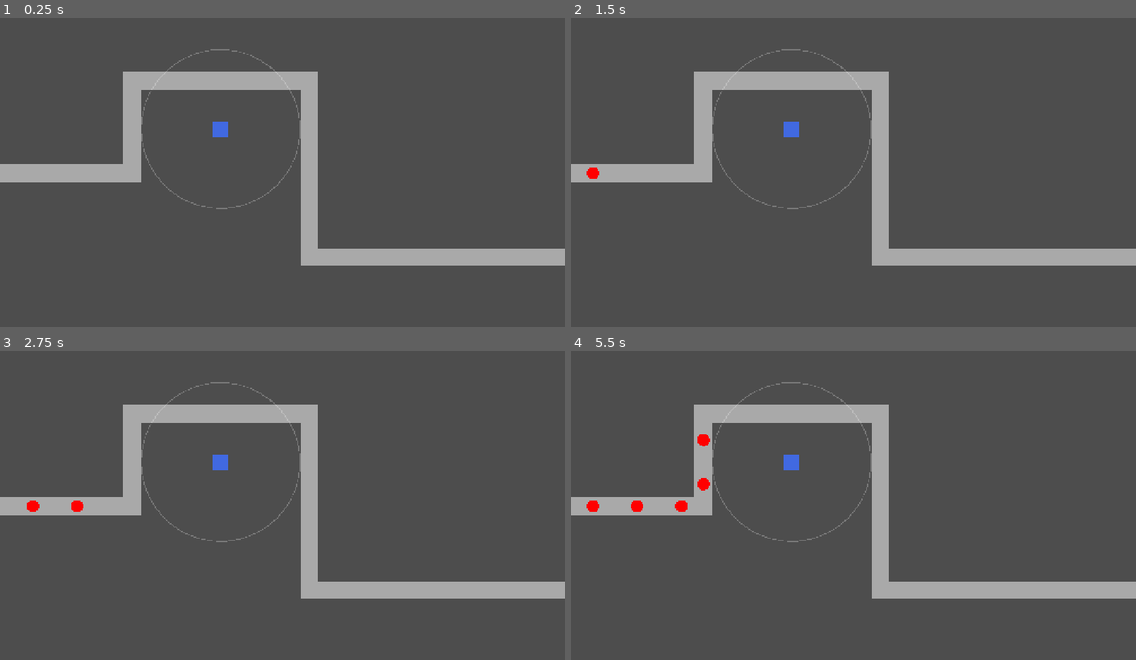
Above: before the commit, frames 1-4 (two rows, left to right).
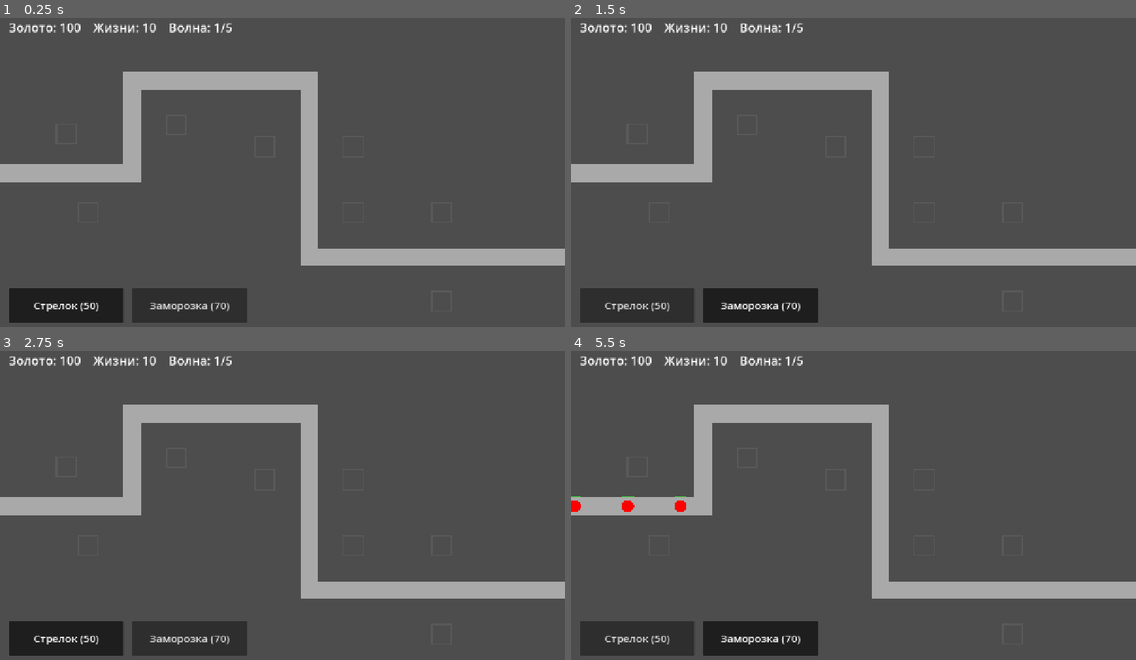
Above: after the commit, the same moments.

Repository: COLDANY/coursework
Game: Godot game, scene res://scenes/main.tscn
The game is run twice, just before and just after one commit, with the same random seed, the same clock (stepped at 60 frames per second) and the same inputs. This scene is started directly instead of the project's main scene.
Inputs (mouse positions are in pixels of both pictures, inside the frame that each line leads up to):
- Up to frame 1 (0.25 s): no input
- Up to frame 2 (1.5 s): click (638, 305) at 0.5 s, where only the run after the commit has a clickable "Стрелок (50)"; click (763, 305) at 1.25 s, where only the run after the commit has a clickable "Заморозка (70)"
- Up to frame 3 (2.75 s): click (67, 638) at 2 s, where only the run after the commit has a clickable "Стрелок (50)"
- Up to frame 4 (5.5 s): click (763, 638) at 2.75 s, where only the run after the commit has a clickable "Заморозка (70)"; click (638, 638) at 3.5 s, where only the run after the commit has a clickable "Стрелок (50)"; click (763, 638) at 4.25 s, where only the run after the commit has a clickable "Заморозка (70)"; move the mouse to (977, 490) at 5.02 s; click (977, 490) at 5.17 s

The runs differ from the first frame. In frame 1, 5.3% of the frame differs, in the area x 1-54%, y 1-99%; in frame 2, 5.4%; in frame 3, 5.5%; in frame 4, 5.8%, in the area x 0-54%, y 1-99%.

Commit message:
Добавлены волны, золото, жизни, слоты, два типа башен и врагов, HUD

Diff:
--- a/scenes/main.tscn
+++ b/scenes/main.tscn
@@ -9,5 +9,3 @@
 
 [node name="Path" type="Path2D" parent="." unique_id=1491709742]
 curve = SubResource("Curve2D_sgp6g")
-
-[node name="SpawnTimer" type="Timer" parent="." unique_id=235133639]
--- a/scripts/bullet.gd
+++ b/scripts/bullet.gd
@@ -4,6 +4,9 @@
 var target: Enemy
 var damage: int = 1
 var speed: float = 500.0
+var slow_factor: float = 1.0
+var slow_time: float = 0.0
+var color: Color = Color.YELLOW
 
 func _process(delta: float) -> void:
 	if not is_instance_valid(target):
@@ -11,10 +14,12 @@
 		return
 	var to_target := target.global_position - global_position
 	if to_target.length() <= speed * delta:
+		if slow_time > 0.0:
+			target.apply_slow(slow_factor, slow_time)
 		target.take_damage(damage)
 		queue_free()
 	else:
 		global_position += to_target.normalized() * speed * delta
 
 func _draw() -> void:
-	draw_circle(Vector2.ZERO, 5, Color.YELLOW)
+	draw_circle(Vector2.ZERO, 5, color)
--- a/scripts/enemy.gd
+++ b/scripts/enemy.gd
@@ -2,30 +2,59 @@
 extends PathFollow2D
 
 signal reached_end
-signal died
+signal died(reward: int)
 
-@export var speed: float = 100.0
-@export var max_hp: int = 3
+var speed: float = 100.0
+var max_hp: int = 3
+var hp: int = 3
+var reward: int = 10
+var color: Color = Color.RED
+var slow_factor: float = 1.0
+var slow_left: float = 0.0
+var dead: bool = false
 
-var hp: int
+func setup(data: Dictionary) -> void:
+	speed = data.speed
+	max_hp = data.hp
+	hp = data.hp
+	reward = data.reward
+	color = data.color
 
 func _ready() -> void:
 	add_to_group("enemies")
-	hp = max_hp
 	loop = false
 	rotates = false
 
 func _process(delta: float) -> void:
-	progress += speed * delta
-	if progress_ratio >= 1.0:
+	if slow_left > 0.0:
+		slow_left -= delta
+		if slow_left <= 0.0:
+			slow_factor = 1.0
+			queue_redraw()
+	progress += speed * slow_factor * delta
+	if progress_ratio >= 1.0 and not dead:
+		dead = true
 		reached_end.emit()
 		queue_free()
 
 func take_damage(amount: int) -> void:
+	if dead:
+		return
 	hp -= amount
+	queue_redraw()
 	if hp <= 0:
-		died.emit()
+		dead = true
+		died.emit(reward)
 		queue_free()
 
+func apply_slow(factor: float, duration: float) -> void:
+	slow_factor = factor
+	slow_left = duration
+	queue_redraw()
+
 func _draw() -> void:
-	draw_circle(Vector2.ZERO, 14, Color.RED)
+	var body := color if slow_factor >= 1.0 else color.lerp(Color.CYAN, 0.6)
+	draw_circle(Vector2.ZERO, 14, body)
+	var ratio := float(hp) / float(max_hp)
+	draw_rect(Rect2(-14, -24, 28, 4), Color(0, 0, 0, 0.6))
+	draw_rect(Rect2(-14, -24, 28 * ratio, 4), Color.LIME_GREEN)
--- /dev/null
+++ b/scripts/game_data.gd
@@ -0,0 +1,24 @@
+class_name GameData
+
+const START_GOLD := 100
+const START_LIVES := 10
+
+const ENEMIES := {
+	"basic": {"speed": 100.0, "hp": 3, "reward": 10, "color": Color.RED},
+	"fast": {"speed": 180.0, "hp": 2, "reward": 8, "color": Color.ORANGE},
+}
+
+const TOWERS := {
+	"basic": {"name": "Стрелок", "cost": 50, "attack_range": 180.0, "damage": 1,
+		"rate": 2.0, "slow": 1.0, "slow_time": 0.0, "color": Color.ROYAL_BLUE},
+	"frost": {"name": "Заморозка", "cost": 70, "attack_range": 150.0, "damage": 1,
+		"rate": 1.0, "slow": 0.5, "slow_time": 1.5, "color": Color.CYAN},
+}
+
+const WAVES := [
+	[{"kind": "basic", "num": 6, "interval": 1.2}],
+	[{"kind": "basic", "num": 8, "interval": 1.0}],
+	[{"kind": "basic", "num": 5, "interval": 1.0}, {"kind": "fast", "num": 5, "interval": 0.8}],
+	[{"kind": "fast", "num": 8, "interval": 0.7}, {"kind": "basic", "num": 6, "interval": 1.0}],
+	[{"kind": "basic", "num": 10, "interval": 0.8}, {"kind": "fast", "num": 10, "interval": 0.6}],
+]
--- /dev/null
+++ b/scripts/hud.gd
@@ -0,0 +1,61 @@
+class_name HUD
+extends CanvasLayer
+
+signal tower_selected(type: String)
+signal restart_pressed
+
+var info_label: Label
+
+func _ready() -> void:
+	process_mode = Node.PROCESS_MODE_ALWAYS
+
+	info_label = Label.new()
+	info_label.position = Vector2(20, 10)
+	info_label.add_theme_font_size_override("font_size", 28)
+	add_child(info_label)
+
+	var bar := HBoxContainer.new()
+	bar.position = Vector2(20, 620)
+	bar.add_theme_constant_override("separation", 20)
+	add_child(bar)
+
+	var group := ButtonGroup.new()
+	var first := true
+	for type in GameData.TOWERS:
+		var d: Dictionary = GameData.TOWERS[type]
+		var b := Button.new()
+		b.text = "%s (%d)" % [d.name, d.cost]
+		b.toggle_mode = true
+		b.button_group = group
+		b.custom_minimum_size = Vector2(260, 80)
+		b.add_theme_font_size_override("font_size", 24)
+		b.pressed.connect(func(): tower_selected.emit(type))
+		bar.add_child(b)
+		if first:
+			b.button_pressed = true
+			first = false
+
+func update_info(gold: int, lives: int, wave: int, waves_total: int) -> void:
+	info_label.text = "Золото: %d    Жизни: %d    Волна: %d/%d" % [gold, lives, wave, waves_total]
+
+func show_result(text: String) -> void:
+	var shade := ColorRect.new()
+	shade.color = Color(0, 0, 0, 0.7)
+	shade.size = Vector2(1280, 720)
+	add_child(shade)
+
+	var label := Label.new()
+	label.text = text
+	label.size = Vector2(1280, 100)
+	label.position = Vector2(0, 220)
+	label.horizontal_alignment = HORIZONTAL_ALIGNMENT_CENTER
+	label.add_theme_font_size_override("font_size", 64)
+	shade.add_child(label)
+
+	var btn := Button.new()
+	btn.text = "Заново"
+	btn.custom_minimum_size = Vector2(300, 90)
+	btn.position = Vector2(490, 400)
+	btn.add_theme_font_size_override("font_size", 32)
+	btn.pressed.connect(func(): restart_pressed.emit())
+	shade.add_child(btn)
--- a/scripts/main.gd
+++ b/scripts/main.gd
@@ -5,25 +5,108 @@
 	Vector2(0, 360), Vector2(300, 360), Vector2(300, 150),
 	Vector2(700, 150), Vector2(700, 550), Vector2(1280, 550),
 ]
+const SLOTS := [
+	Vector2(150, 270), Vector2(200, 450), Vector2(400, 250), Vector2(600, 300),
+	Vector2(800, 300), Vector2(800, 450), Vector2(1000, 450), Vector2(1000, 650),
+]
+const SLOT_SIZE := 44.0
+const SLOT_TAP_RADIUS := 40.0
 
 @onready var path: Path2D = $Path
-@onready var spawn_timer: Timer = $SpawnTimer
+
+var gold: int = GameData.START_GOLD
+var lives: int = GameData.START_LIVES
+var wave_number: int = 0
+var selected_type: String = "basic"
+var towers: Dictionary = {}  # индекс слота -> башня
+var game_over: bool = false
+var hud: HUD
 
 func _ready() -> void:
 	var curve := Curve2D.new()
 	for p in PATH_POINTS:
 		curve.add_point(p)
 	path.curve = curve
-	spawn_timer.timeout.connect(_spawn_enemy)
-	spawn_timer.start()
 
-	var tower := Tower.new()
-	tower.position = Vector2(500, 260)
-	add_child(tower)
-
-func _spawn_enemy() -> void:
-	var enemy := ENEMY_SCENE.instantiate()
-	path.add_child(enemy)
+	hud = HUD.new()
+	add_child(hud)
+	hud.tower_selected.connect(func(type: String): selected_type = type)
+	hud.restart_pressed.connect(_restart)
+	_update_hud()
+	_run_waves()
 
 func _draw() -> void:
 	draw_polyline(PackedVector2Array(PATH_POINTS), Color.DARK_GRAY, 40.0)
+	var half := SLOT_SIZE / 2.0
+	for pos in SLOTS:
+		draw_rect(Rect2(pos.x - half, pos.y - half, SLOT_SIZE, SLOT_SIZE), Color(0.35, 0.35, 0.35), false, 3.0)
+
+func _unhandled_input(event: InputEvent) -> void:
+	if game_over:
+		return
+	if event is InputEventMouseButton and event.pressed and event.button_index == MOUSE_BUTTON_LEFT:
+		_try_build(get_global_mouse_position())
+
+func _try_build(pos: Vector2) -> void:
+	for i in SLOTS.size():
+		if pos.distance_to(SLOTS[i]) > SLOT_TAP_RADIUS or towers.has(i):
+			continue
+		var data: Dictionary = GameData.TOWERS[selected_type]
+		if gold < data.cost:
+			return
+		var tower := Tower.new()
+		tower.setup(data)
+		tower.position = SLOTS[i]
+		add_child(tower)
+		towers[i] = tower
+		gold -= data.cost
+		_update_hud()
+		return
+
+func _run_waves() -> void:
+	for i in GameData.WAVES.size():
+		wave_number = i + 1
+		_update_hud()
+		await get_tree().create_timer(3.0).timeout
+		for group in GameData.WAVES[i]:
+			for _n in group.num:
+				if game_over:
+					return
+				_spawn_enemy(group.kind)
+				await get_tree().create_timer(group.interval).timeout
+		while get_tree().get_nodes_in_group("enemies").size() > 0:
+			if game_over:
+				return
+			await get_tree().create_timer(0.5).timeout
+	_end_game("Победа!")
+
+func _spawn_enemy(kind: String) -> void:
+	var enemy: Enemy = ENEMY_SCENE.instantiate()
+	enemy.setup(GameData.ENEMIES[kind])
+	enemy.reached_end.connect(_on_enemy_reached_end)
+	enemy.died.connect(_on_enemy_died)
+	path.add_child(enemy)
+
+func _on_enemy_died(reward: int) -> void:
+	gold += reward
+	_update_hud()
+
+func _on_enemy_reached_end() -> void:
+	lives -= 1
+	_update_hud()
+	if lives <= 0:
+		_end_game("Поражение")
+
+func _end_game(text: String) -> void:
+	if game_over:
+		return
+	game_over = true
+	get_tree().paused = true
+	hud.show_result(text)
+
+func _restart() -> void:
+	get_tree().paused = false
+	get_tree().reload_current_scene()
+
+func _update_hud() -> void:
+	hud.update_info(gold, lives, wave_number, GameData.WAVES.size())
--- a/scripts/tower.gd
+++ b/scripts/tower.gd
@@ -1,12 +1,23 @@
 class_name Tower
 extends Node2D
 
-@export var attack_range: float = 180.0
-@export var damage: int = 1
-@export var fire_rate: float = 2.0
+var attack_range: float = 180.0
+var damage: int = 1
+var fire_rate: float = 2.0
+var slow_factor: float = 1.0
+var slow_time: float = 0.0
+var color: Color = Color.ROYAL_BLUE
 
 var cooldown: float = 0.0
 var current_target: Enemy = null
+
+func setup(data: Dictionary) -> void:
+	attack_range = data.attack_range
+	damage = data.damage
+	fire_rate = data.rate
+	slow_factor = data.slow
+	slow_time = data.slow_time
+	color = data.color
 
 func _process(delta: float) -> void:
 	cooldown -= delta
@@ -15,8 +26,10 @@
 	if _is_valid_target(current_target) and cooldown <= 0.0:
 		_shoot(current_target)
 		cooldown = 1.0 / fire_rate
+
 func _is_valid_target(e) -> bool:
 	return is_instance_valid(e) and global_position.distance_to(e.global_position) <= attack_range
+
 func _find_target() -> Enemy:
 	var best: Enemy = null
 	for node in get_tree().get_nodes_in_group("enemies"):
@@ -29,9 +42,12 @@
 	var b := Bullet.new()
 	b.target = target
 	b.damage = damage
+	b.slow_factor = slow_factor
+	b.slow_time = slow_time
+	b.color = color
 	get_tree().current_scene.add_child(b)
 	b.global_position = global_position
 
 func _draw() -> void:
-	draw_rect(Rect2(-18, -18, 36, 36), Color.ROYAL_BLUE)
+	draw_rect(Rect2(-18, -18, 36, 36), color)
 	draw_arc(Vector2.ZERO, attack_range, 0, TAU, 64, Color(1, 1, 1, 0.25), 2.0)
Not shown, added: scripts/game_data.gd.uid
Not shown, added: scripts/hud.gd.uid
